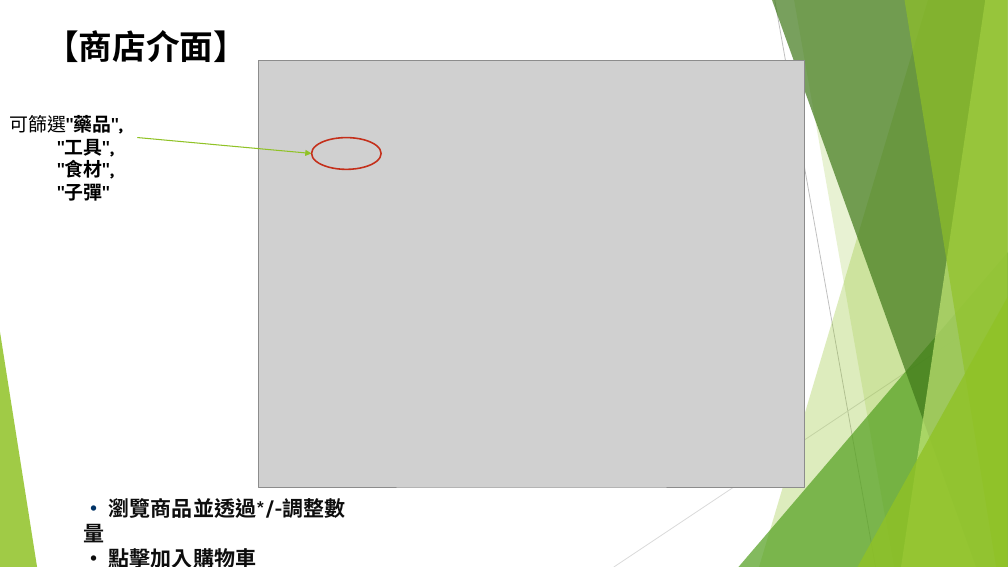
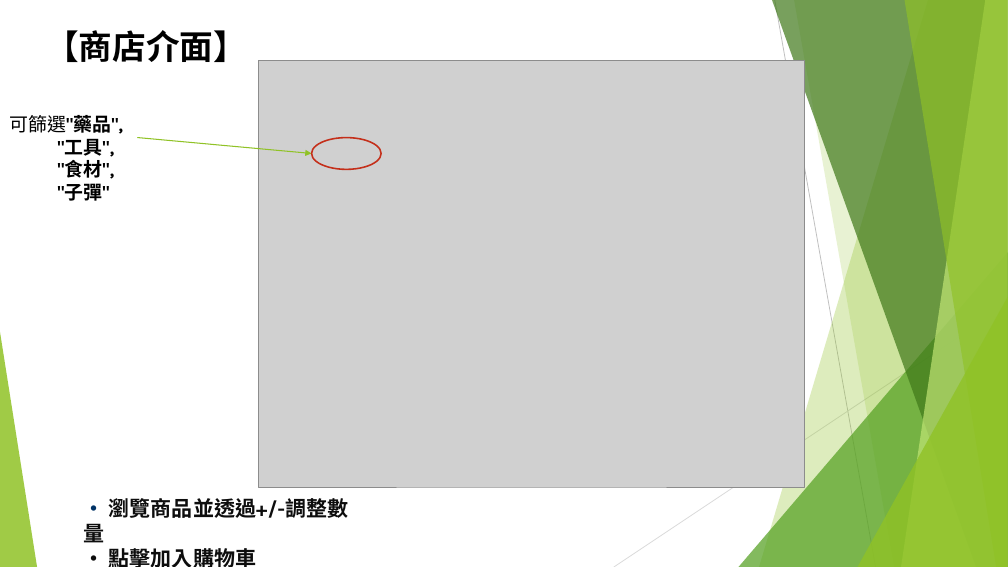
Before and after one commit to eric888fc/Work3Project, a slide deck: slide 4 of 外送平台系統操作手冊.pptx. Drawn at 1008x567 pixels with LibreOffice and Linux fonts; fonts in the diff are those of the drawing; grey boxes stand for pictures. Boxes give left, top, right and bottom in pixels: in the first picture for what was removed or moved away, otherwise in the second. Text is boxed around its words. In the diff, an @@ line names an element or a change of style, - is before the commit and + after.

```diff
--- a/外送平台系統操作手冊.pptx
+++ b/外送平台系統操作手冊.pptx
@@ text at (x1=83, y1=498, x2=349, y2=546): text changed @@
-• 瀏覽商品並透過*/-調整數量
+• 瀏覽商品並透過+/-調整數量
```
